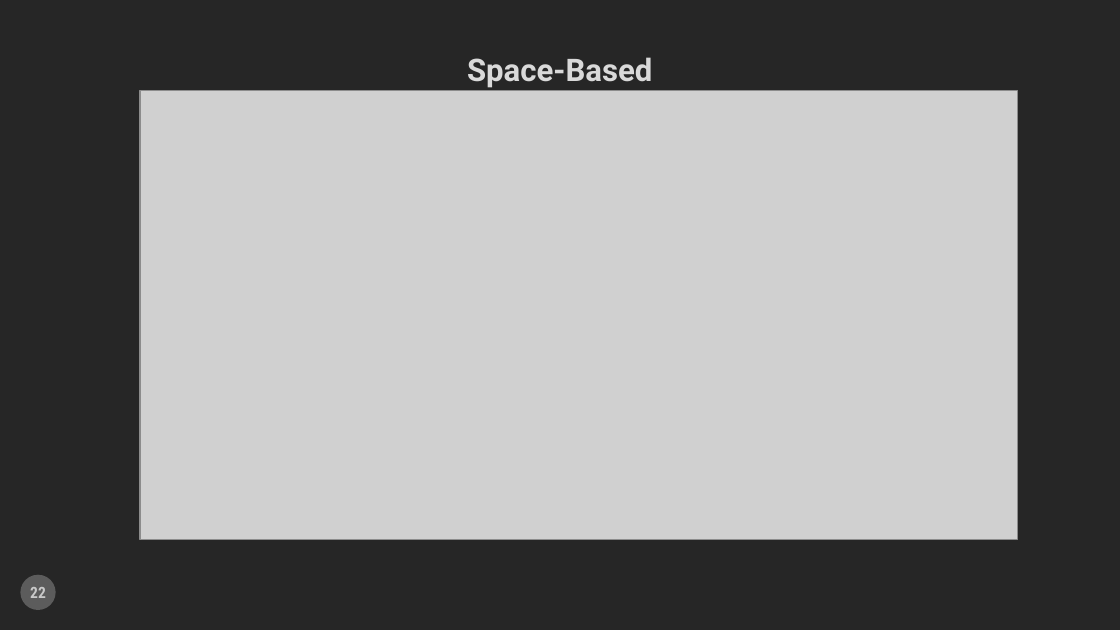
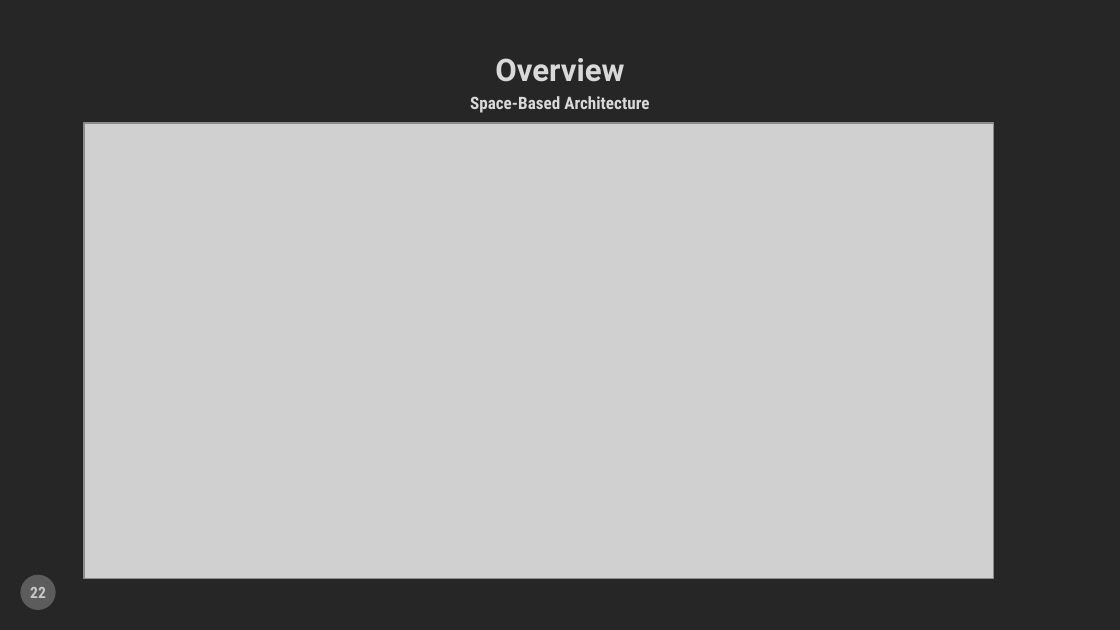
Before and after one commit to CognitiveBurden/Top5Architecture, a slide deck: slide 22 of ArchitecturePatterns.pptx. Drawn at 1120x630 pixels with LibreOffice and Linux fonts; fonts in the diff are those of the drawing; grey boxes stand for pictures. Boxes give left, top, right and bottom in pixels: in the first picture for what was removed or moved away, otherwise in the second. Text is boxed around its words. In the diff, an @@ line names an element or a change of style, - is before the commit and + after.

```diff
--- a/ArchitecturePatterns.pptx
+++ b/ArchitecturePatterns.pptx
@@ title at (495,58,624,82): text changed @@
-Space-Based
+Overview
@@ text added at (470,96,649,113), 11 pt, text #D9D9D9, bold @@
+Space-Based Architecture
@@ picture: place and size @@
-picture at (140,91,1017,540)
+picture at (84,123,993,578)
```
Also in this commit, not shown: 14 other slides changed.
